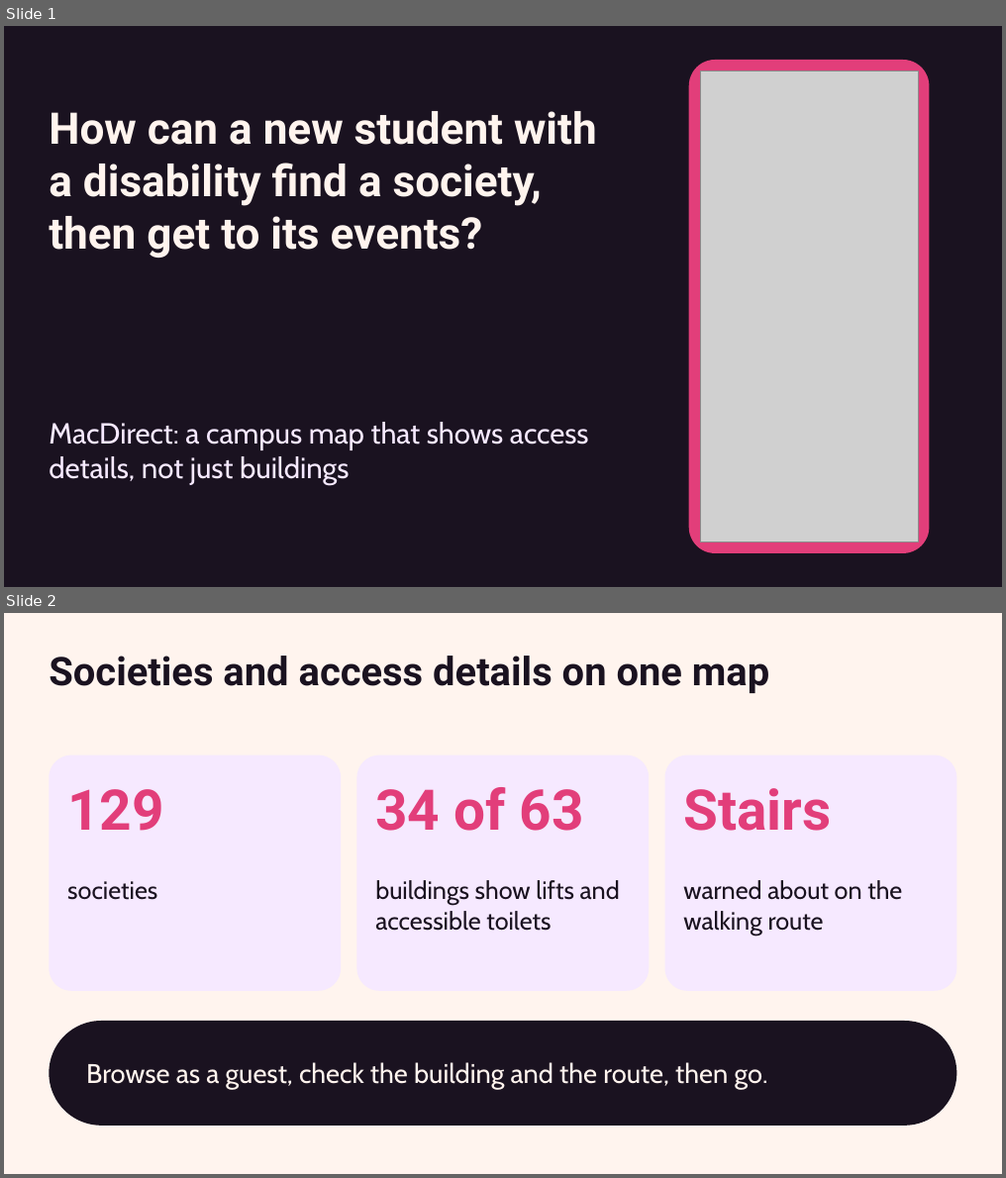
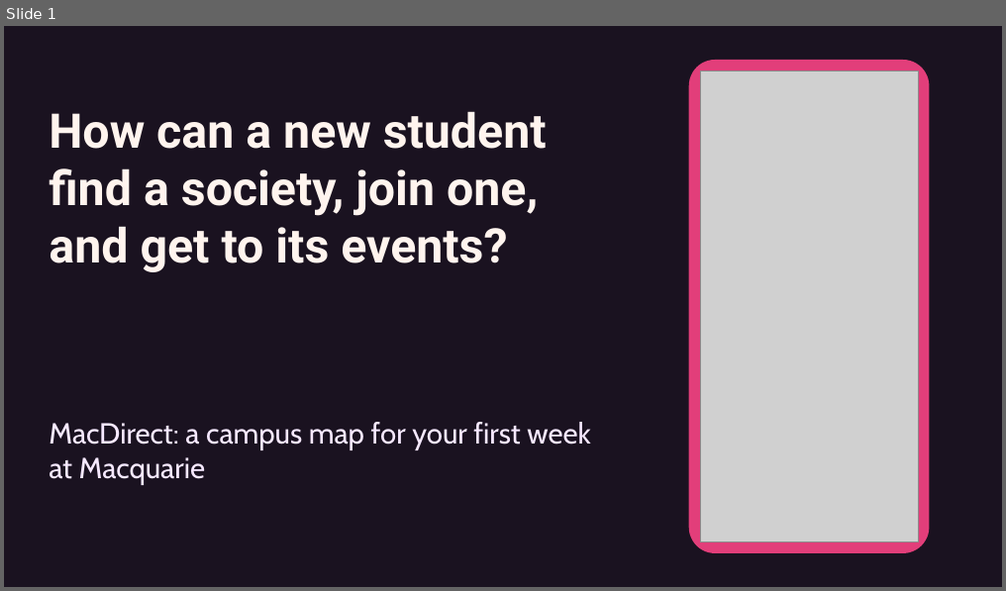
Before and after one commit to anjlaisup2hubgit/MacDirect, a slide deck: slides/MacDirect-5-min-talk.pptx. Shown one above the other, each under a label of ours: slides 1 and 2 before the commit, slide 1 after it. The pictures are 1006x1178 and 1006x591 pixels, drawn with LibreOffice and Linux fonts; fonts in the diff are those of the drawing; grey boxes stand for pictures. Boxes give left, top, right and bottom in pixels: in the first picture for what was removed or moved away, otherwise in the second. Text is boxed around its words. In the diff, an @@ line names an element or a change of style, - is before the commit and + after.

```diff
--- a/slides/MacDirect-5-min-talk.pptx
+++ b/slides/MacDirect-5-min-talk.pptx
@@ slide 2 removed at box(4, 613, 1002, 1174), background #FFF4EE @@
@@ text removed at box(49, 656, 769, 693) @@
-Societies and access details on one map
@@ rounded rectangle removed at box(49, 756, 341, 991) @@
@@ rounded rectangle removed at box(356, 756, 648, 991) @@
@@ rounded rectangle removed at box(665, 756, 957, 991) @@
@@ text removed at box(67, 789, 163, 831) @@
-129
@@ text removed at box(375, 787, 584, 831) @@
-34 of 63
@@ text removed at box(683, 788, 831, 831) @@
-Stairs
@@ text removed at box(67, 881, 157, 900) @@
-societies
@@ text removed at box(375, 880, 620, 931) @@
-buildings show lifts and accessible toilets
@@ text removed at box(683, 880, 902, 936) @@
-warned about on the walking route
@@ rounded rectangle removed at box(49, 1021, 957, 1126) @@
@@ text removed at box(86, 1062, 768, 1089) @@
-Browse as a guest, check the building and the route, then go.
@@ slide 1 changed as well @@
@@ text at box(49, 111, 547, 273): text changed; size 42 to 46 pt @@
-How can a new student with a disability find a society, then get to its events?
+How can a new student find a society, join one, and get to its events?
@@ text at box(49, 422, 590, 485): text changed @@
-MacDirect: a campus map that shows access details, not just buildings
+MacDirect: a campus map for your first week at Macquarie
```
Also in this commit, not shown: 3 other slides changed, 1 slide added.
